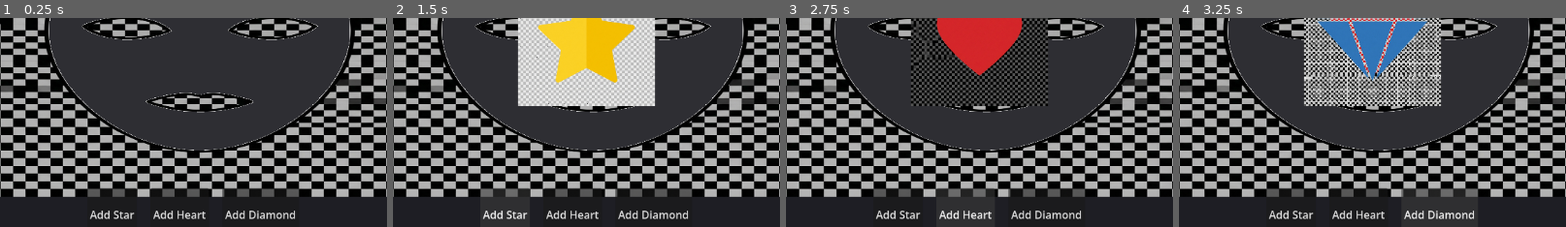
Above: before the commit, frames 1-4 (left to right).
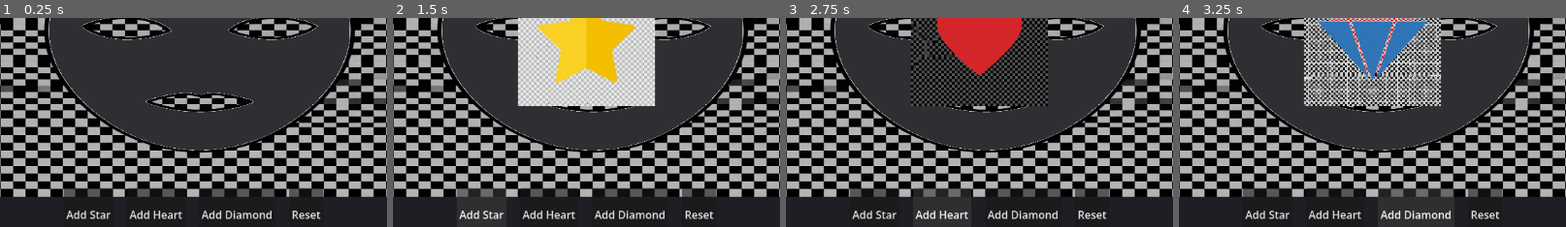
Above: after the commit, the same moments.

Repository: Neuche/tuki
Game: Godot game, scene res://Main.tscn
Two runs of this game, one before a commit and one after it. Both use one fixed random seed, a clock stepped at 60 frames per second and the inputs below.
Inputs (mouse positions are % of the whole screen's width and height, from its top left):
- Up to frame 1 (0.25 s): no input
- Up to frame 2 (1.5 s): click (65, 90) at 0.5 s, where only the run after the commit has a clickable "Reset"; click "Add Star" at 1.25 s
- Up to frame 3 (2.75 s): click "Add Heart" at 2 s
- Up to frame 4 (3.25 s): click "Add Diamond" at 2.75 s
The pictures show only the part of the screen within x 25-75%, y 43-93%; the shares and areas given below are measured in that part.

The runs differ from the first frame. In frame 1, 2.4% of the frame differs, in the area x 16-84%, y 81-97%; in frame 2, 2.5%; in frame 3, 2.4%; in frame 4, 2.5%.

Commit message:
feat: Add a reset button to clear decorations and enable right-click rotation for decorations.

Diff:
--- a/Decoration.gd
+++ b/Decoration.gd
@@ -19,6 +19,8 @@
 			else:
 				dragging = false
 				z_index = 0
+		elif event.button_index == MOUSE_BUTTON_RIGHT and event.pressed:
+			rotation_degrees += 45
 
 func _process(_delta):
 	if dragging:
--- a/Main.gd
+++ b/Main.gd
@@ -6,6 +6,12 @@
 	$CanvasLayer/UI/Palette/StarBtn.pressed.connect(func(): spawn_decoration("res://assets/star.jpg"))
 	$CanvasLayer/UI/Palette/HeartBtn.pressed.connect(func(): spawn_decoration("res://assets/heart.jpg"))
 	$CanvasLayer/UI/Palette/DiamondBtn.pressed.connect(func(): spawn_decoration("res://assets/diamond.jpg"))
+	$CanvasLayer/UI/Palette/ResetBtn.pressed.connect(clear_decorations)
+
+func clear_decorations():
+	for child in get_children():
+		if child.has_method("_input_event"):
+			child.queue_free()
 
 func spawn_decoration(texture_path: String):
 	var deco = decoration_scene.instantiate()
--- a/Main.tscn
+++ b/Main.tscn
@@ -46,6 +46,10 @@
 layout_mode = 2
 text = "Add Diamond"
 
+[node name="ResetBtn" type="Button" parent="CanvasLayer/UI/Palette"]
+layout_mode = 2
+text = "Reset"
+
 [node name="Background" type="ColorRect" parent="CanvasLayer" unique_id=1042747421]
 anchors_preset = 15
 anchor_right = 1.0
